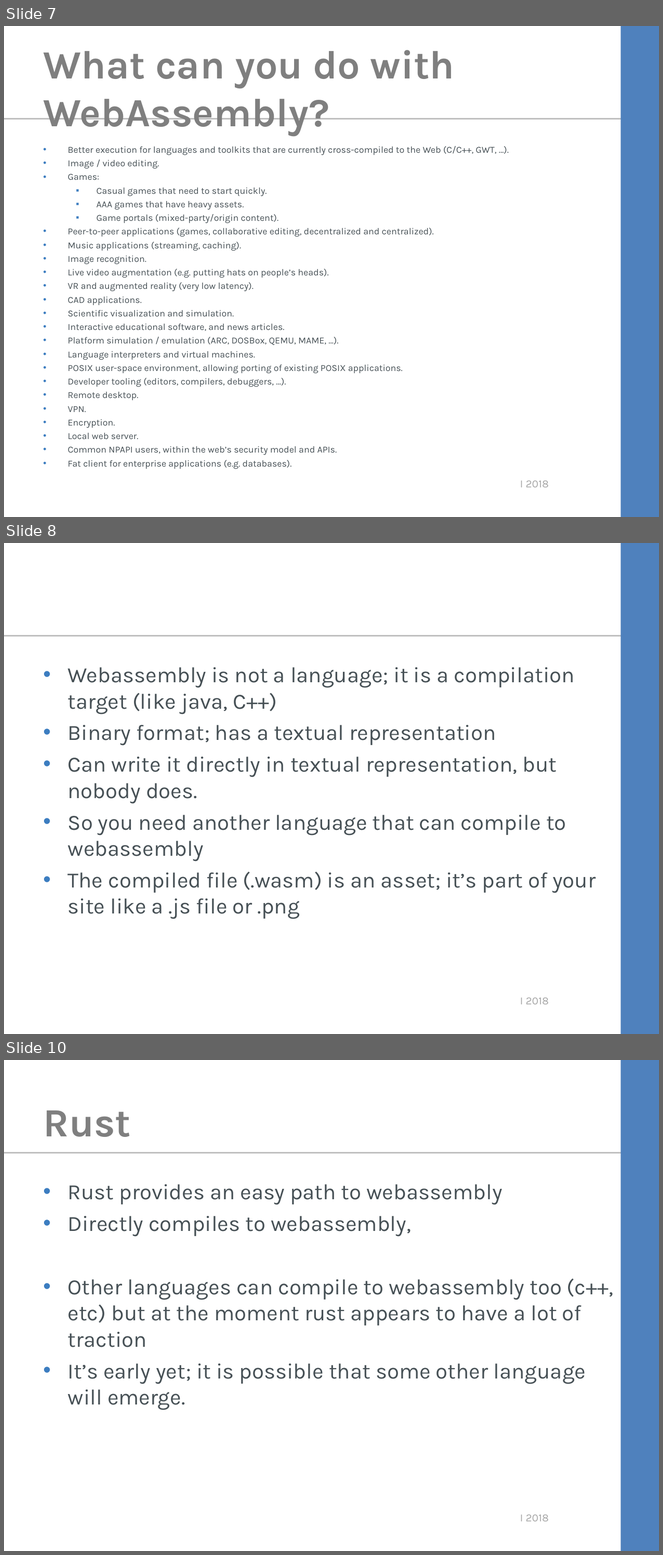
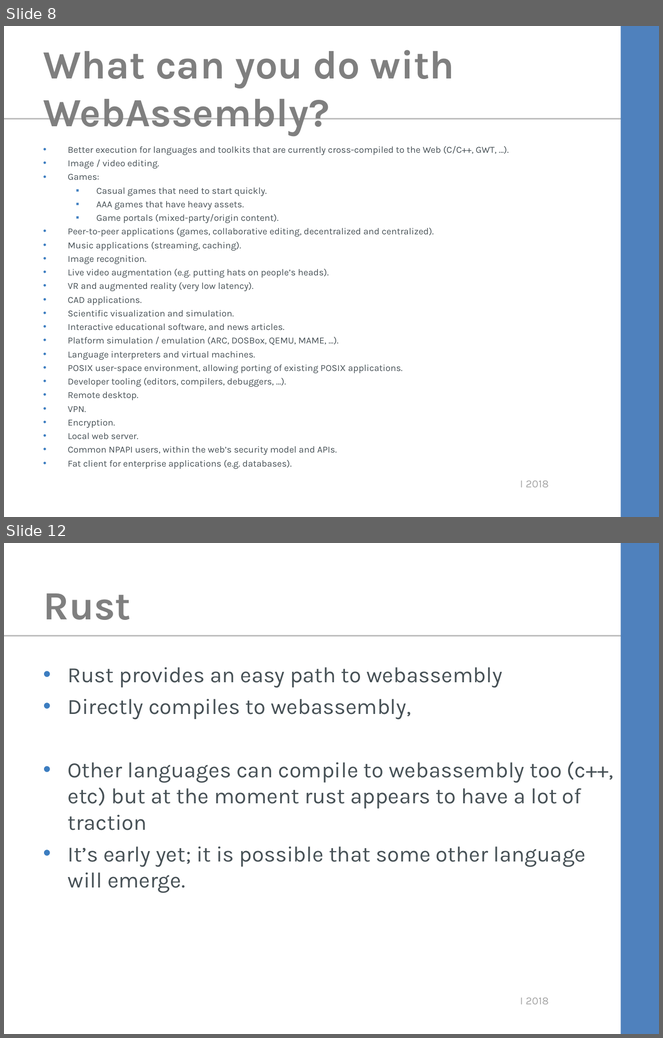
Before and after one commit to kimtuck/WebAssembly, a slide deck: webassembly.ppt. Shown one above the other, each under a label of ours: slides 7, 8 and 10 before the commit, slides 8 and 12 after it; the slides between them are not shown. The pictures are 663x1555 and 663x1038 pixels, drawn with LibreOffice and Linux fonts; fonts in the diff are those of the drawing; background and template pictures are left out. Boxes give left, top, right and bottom in pixels: in the first picture for what was removed or moved away, otherwise in the second. Text is boxed around its words. In the diff, an @@ line names an element or a change of style, - is before the commit and + after.

```diff
--- a/webassembly.ppt
+++ b/webassembly.ppt
@@ slide 8 removed at (4, 543, 659, 1034), background #FFFFFF; not listed: 3 template elements that a slide beside it also shows @@
@@ text removed at (68, 667, 596, 919) @@
-• Webassembly is not a language; it is a compilation target (like java, C++)
-• Binary format; has a textual representation
-• Can write it directly in textual representation, but nobody does.
-• So you need another language that can compile to webassembly
-• The compiled file (.wasm) is an asset; it’s part of your site like a .js file or .png
@@ what was slide 7 is now slide 8 @@
@@ what was slide 10 is now slide 12 @@
```
Also in this commit, not shown: 5 slides changed, 7 slides added, 6 other slides removed, 3 other files.
